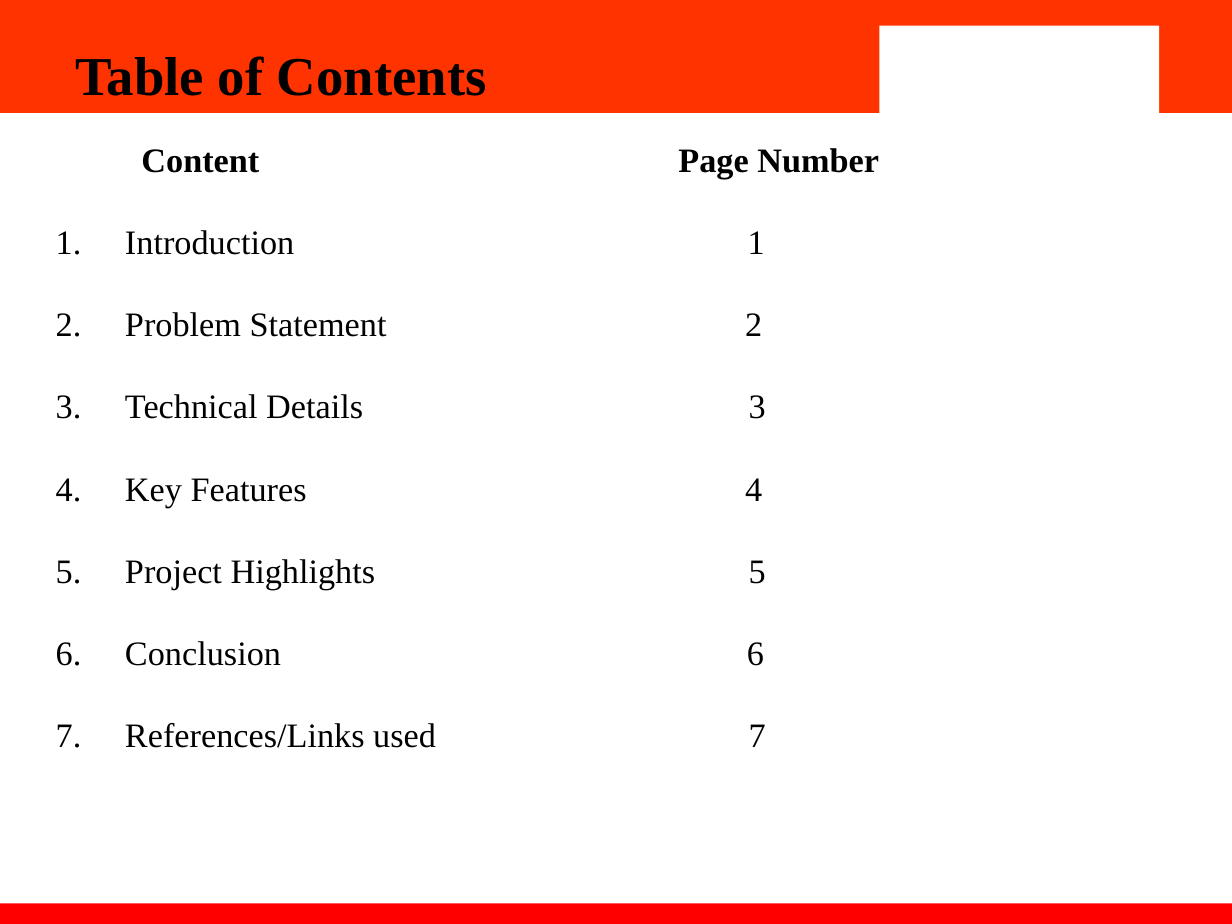
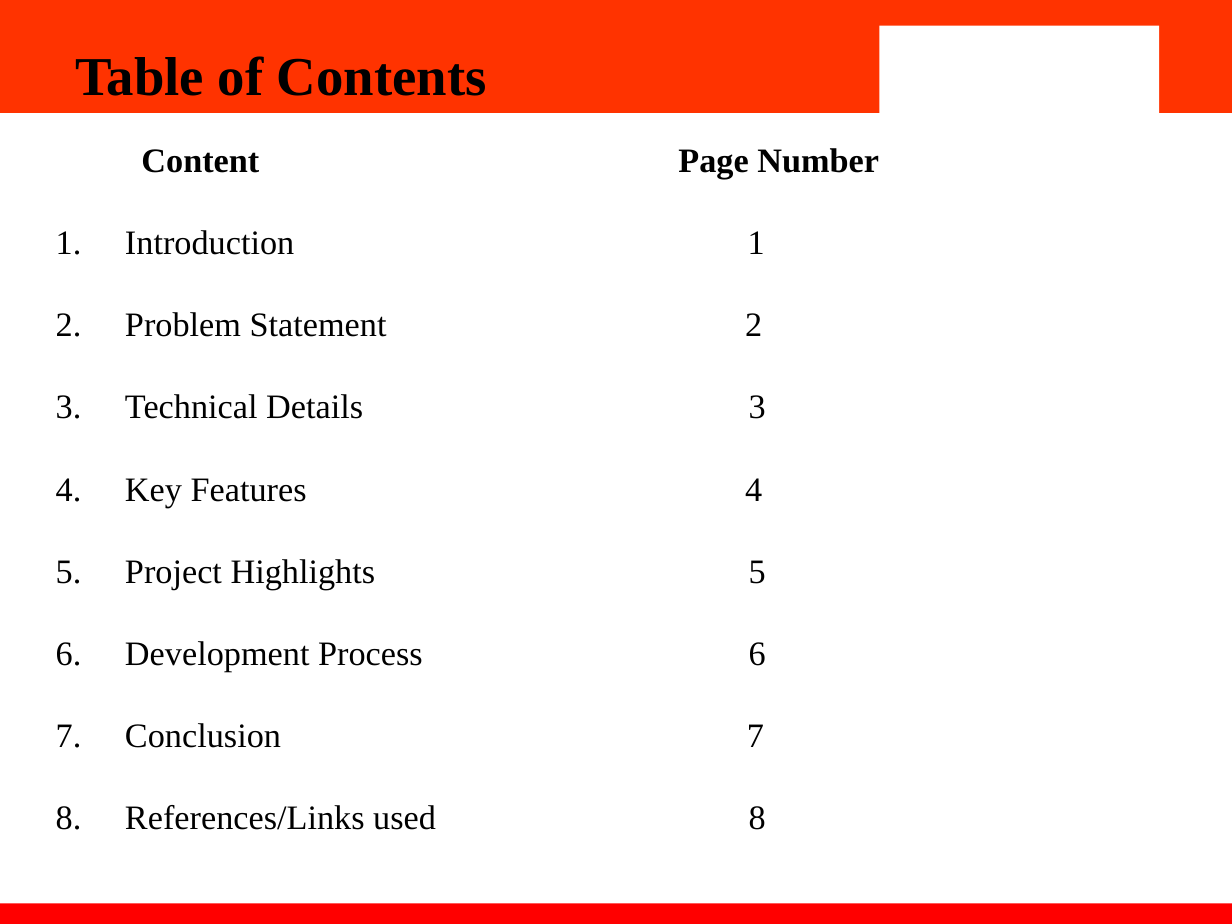
Before and after one commit to Ishaan1106/tribute-page, a slide deck: slide 2 of Fee presentation.pptx. Drawn at 1232x924 pixels with LibreOffice and Linux fonts; fonts in the diff are those of the drawing; background and template pictures are left out. Boxes give left, top, right and bottom in pixels: in the first picture for what was removed or moved away, otherwise in the second. Text is boxed around its words. In the diff, an @@ line names an element or a change of style, - is before the commit and + after.

```diff
--- a/Fee presentation.pptx
+++ b/Fee presentation.pptx
@@ text at bbox=[125, 641, 766, 830]: text changed @@
-6. Conclusion 6
-7. References/Links used 7
+6. Development Process 6
+7. Conclusion 7
+8. References/Links used 8
```
Also in this commit, not shown: 3 other slides changed, 2 slides added, 2 other files.
